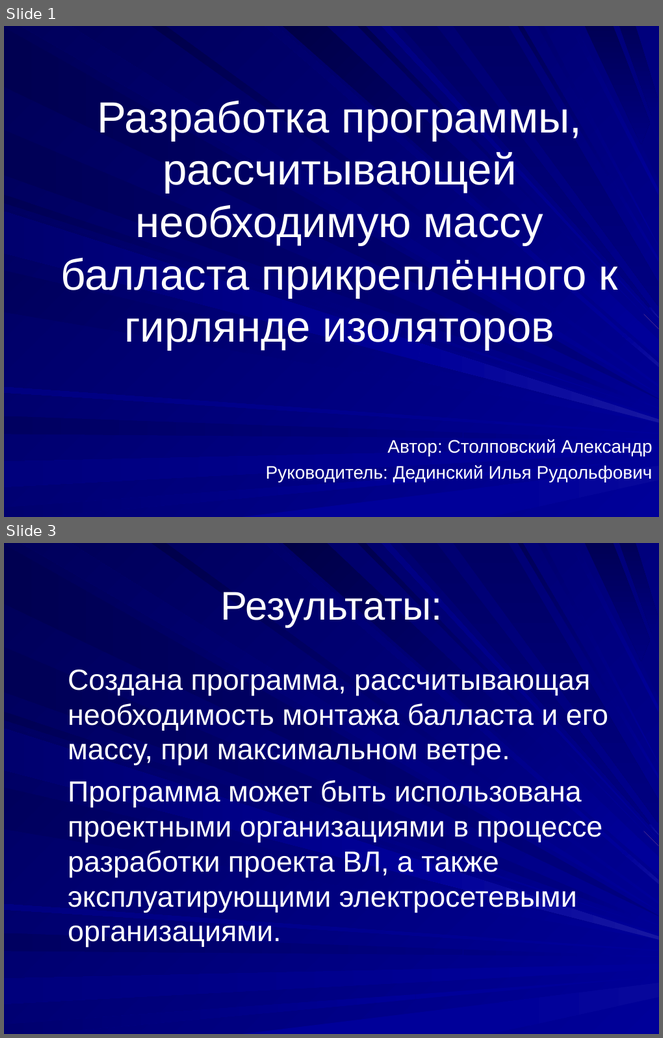
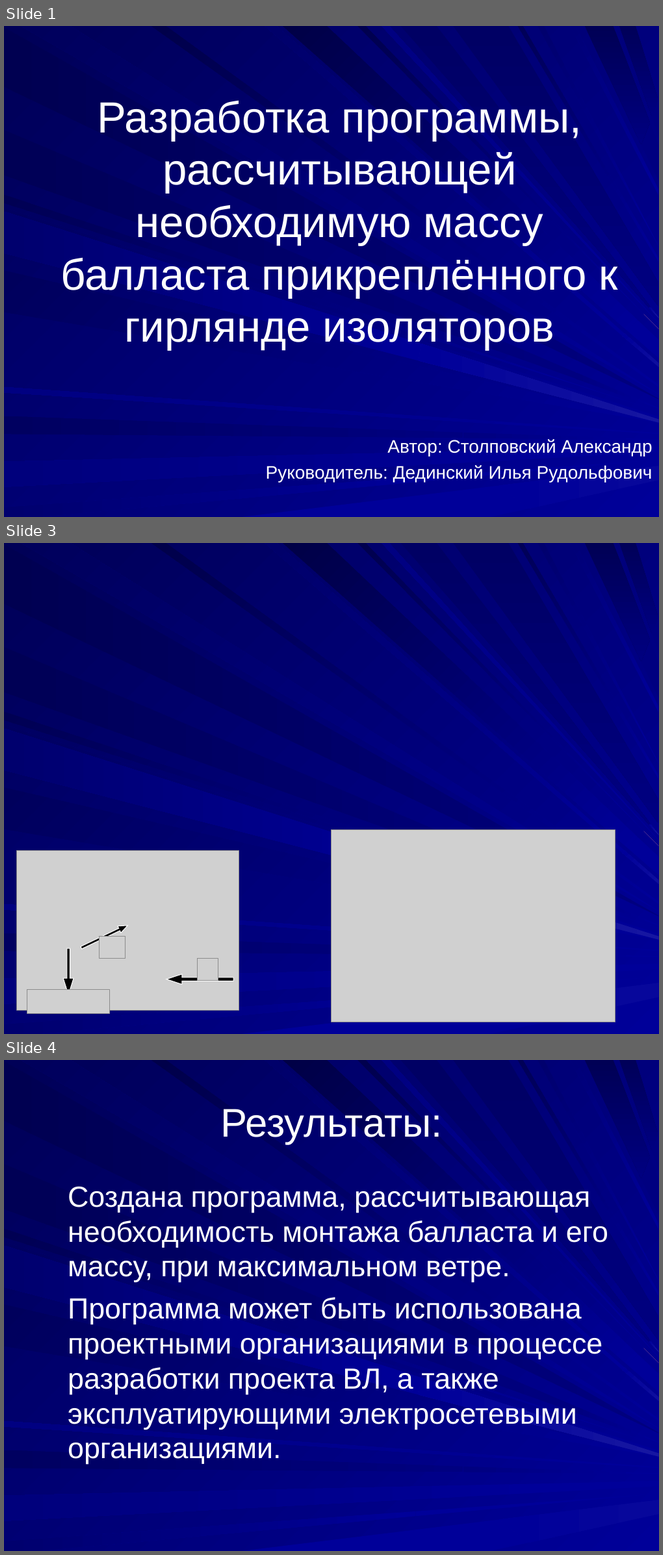
Before and after one commit to aleks311001/Project, a slide deck: Проект.ppt. Shown one above the other, each under a label of ours: slides 1 and 3 before the commit, slides 1, 3 and 4 after it; the slides between them are not shown. The pictures are 663x1038 and 663x1555 pixels, drawn with LibreOffice and Linux fonts; fonts in the diff are those of the drawing; grey boxes stand for pictures. Boxes give left, top, right and bottom in pixels: in the first picture for what was removed or moved away, otherwise in the second. Text is boxed around its words. In the diff, an @@ line names an element or a change of style, - is before the commit and + after.

```diff
--- a/Проект.ppt
+++ b/Проект.ppt
@@ slide 3 added at (x1=4, y1=543, x2=659, y2=1034), background gradient #000099 to #000057; not listed: 37 template elements that a slide beside it also shows @@
@@ picture added at (x1=332, y1=830, x2=615, y2=1023) @@
@@ picture added at (x1=17, y1=850, x2=239, y2=1010) @@
@@ right arrow added at (x1=79, y1=922, x2=129, y2=951), fill #000000, outline #FFFFFF 0.74 pt @@
@@ right arrow added at (x1=63, y1=949, x2=74, y2=995), fill #000000, outline #FFFFFF 0.74 pt @@
@@ picture added at (x1=100, y1=937, x2=125, y2=959) @@
@@ picture added at (x1=197, y1=959, x2=218, y2=981) @@
@@ picture added at (x1=27, y1=990, x2=109, y2=1014) @@
@@ right arrow added at (x1=166, y1=975, x2=233, y2=985), fill #000000, outline #FFFFFF 0.74 pt @@
@@ what was slide 3 is now slide 4 @@
```
Also in this commit, not shown: 1 slide changed.
